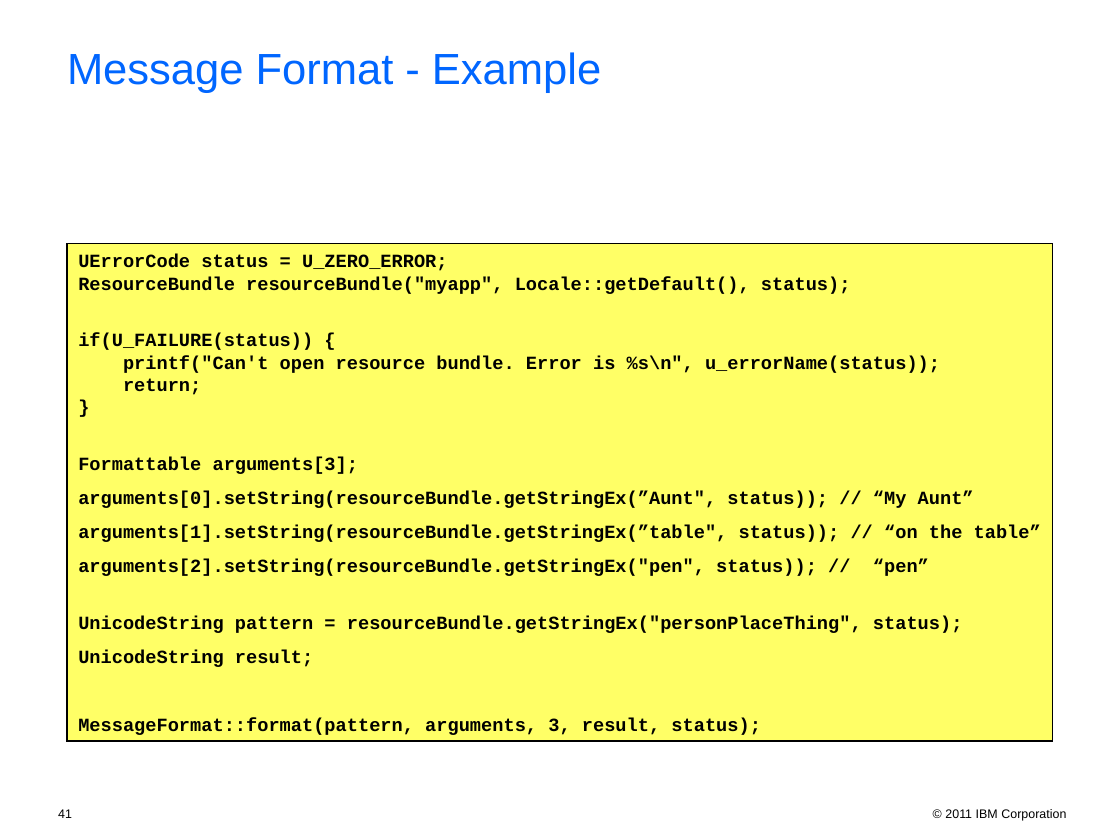
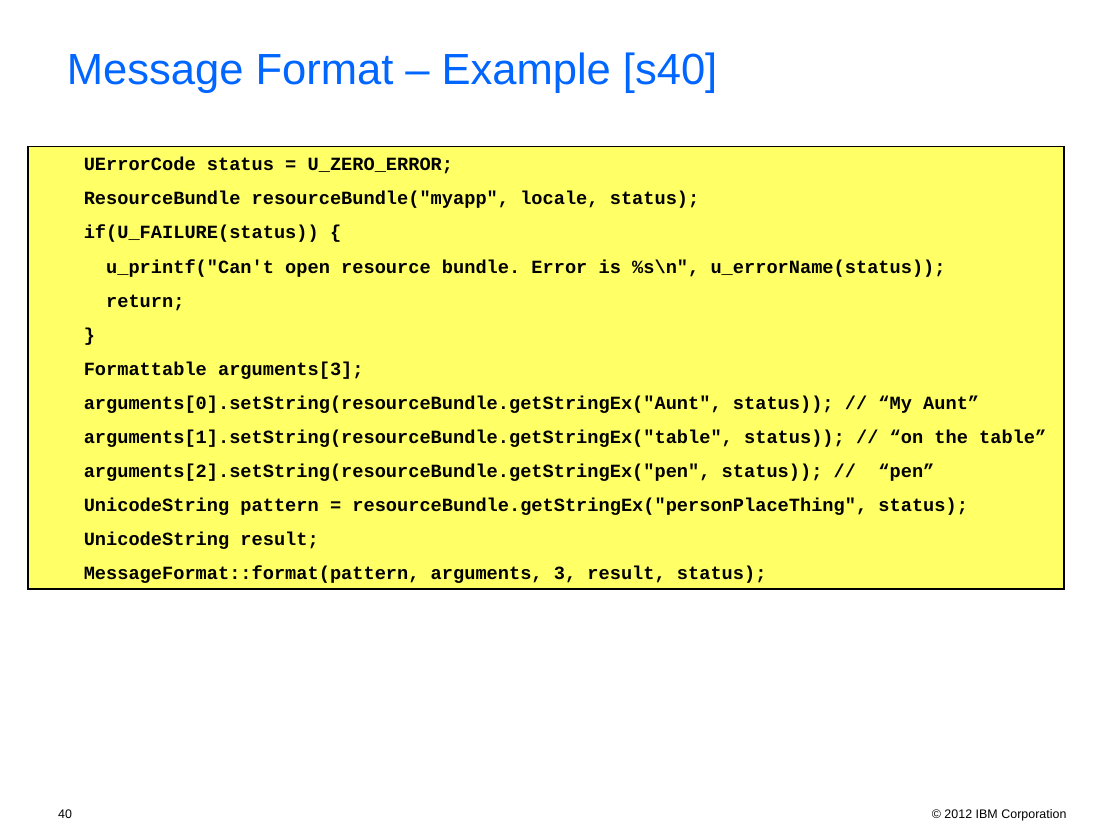
Before and after one commit to unicode-org/icu-docs, a slide deck: slide 40 of docs/pres/icu_workshop.ppt (slide 41 before the commit). Drawn at 1120x840 pixels with LibreOffice and Linux fonts; fonts in the diff are those of the drawing; background and template pictures are left out. Boxes give left, top, right and bottom in pixels: in the first picture for what was removed or moved away, otherwise in the second. Text is boxed around its words. In the diff, an @@ line names an element or a change of style, - is before the commit and + after.

```diff
--- a/docs/pres/icu_workshop.ppt
+++ b/docs/pres/icu_workshop.ppt
@@ text at [67, 52, 717, 93]: text changed @@
-Message Format - Example
+Message Format – Example [s40]
@@ rectangle "UErrorCode status = U_ZERO_ERROR;": place and size @@
-rectangle "UErrorCode status = U_ZERO_ERROR;" at [67, 243, 1053, 740]
+rectangle "UErrorCode status = U_ZERO_ERROR;" at [28, 147, 1064, 589]
@@ text in rectangle at [84, 157, 946, 311]: text changed @@
-UErrorCode status = U_ZERO_ERROR;
-ResourceBundle resourceBundle("myapp", Locale::getDefault(), status);
-if(U_FAILURE(status)) {
-printf("Can't open resource bundle. Error is %s\n", u_errorName(status));
-return;
-}
+UErrorCode status = U_ZERO_ERROR;
+ResourceBundle resourceBundle("myapp", locale, status);
+if(U_FAILURE(status)) {
+u_printf("Can't open resource bundle. Error is %s\n", u_errorName(status));
+return;
+}
@@ text in rectangle at [84, 396, 1046, 447]: text changed @@
-arguments[0].setString(resourceBundle.getStringEx(”Aunt", status)); // “My Aunt”
-arguments[1].setString(resourceBundle.getStringEx(”table", status)); // “on the table”
+arguments[0].setString(resourceBundle.getStringEx("Aunt", status)); // “My Aunt”
+arguments[1].setString(resourceBundle.getStringEx("table", status)); // “on the table”
@@ page number at [58, 809, 72, 818]: text changed @@
-41
+40
@@ text at [944, 809, 1066, 821]: text changed @@
-© 2011 IBM Corporation
+© 2012 IBM Corporation
```
Also in this commit, not shown: 56 other slides changed, 1 slide added, 2 slides removed, 2 other files.
